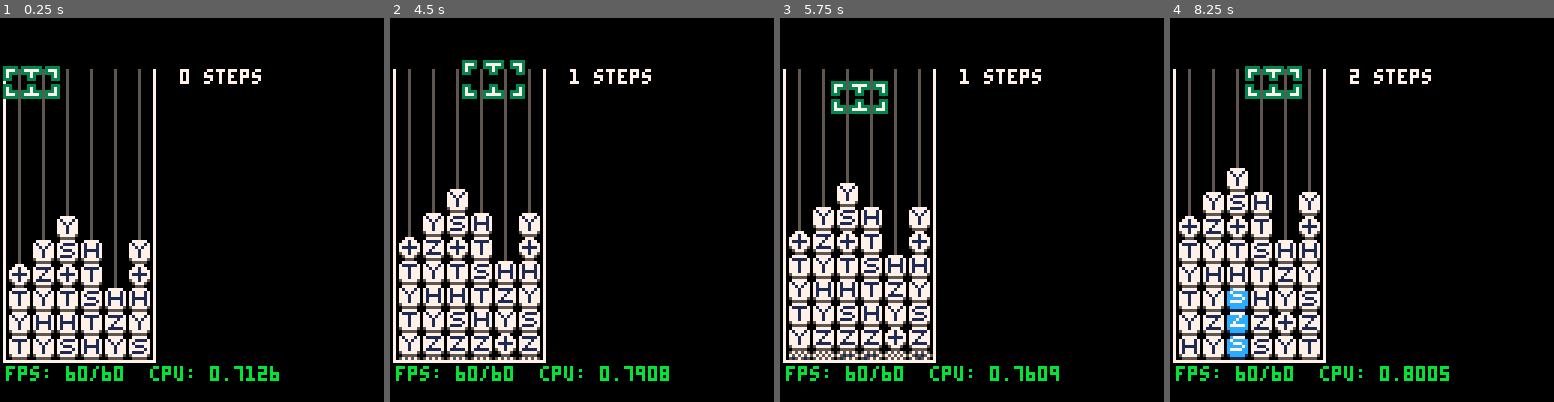
Above: before the commit, frames 1-4 (left to right).
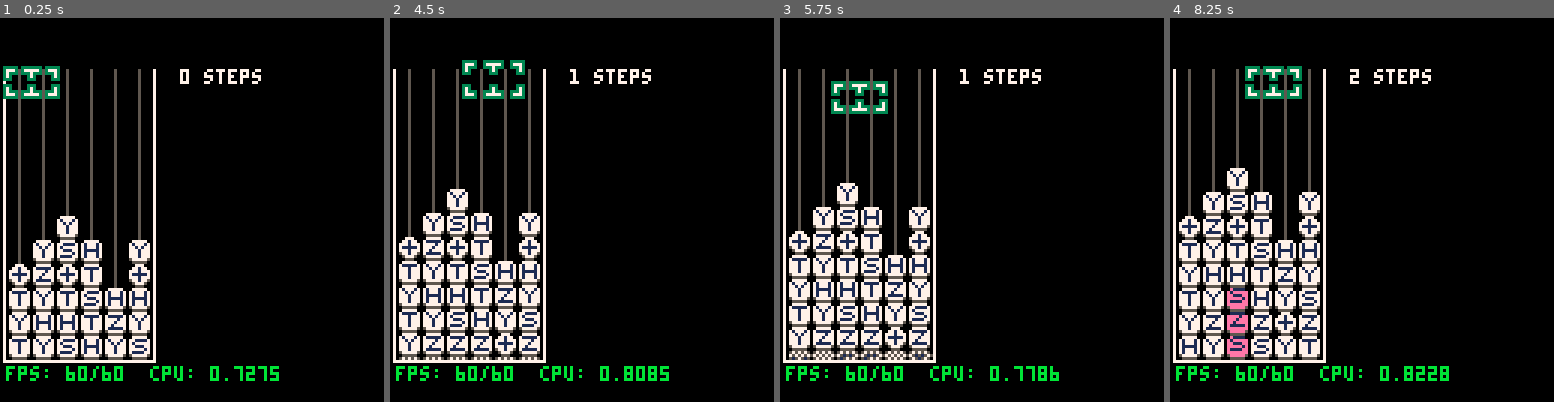
Above: after the commit, the same moments.

Repository: qniapp/quantattack
Game: PICO-8 cartridge qitaev.p8
The game is run twice, just before and just after one commit, with the same random seed, the same clock (stepped at 60 frames per second) and the same inputs.
Inputs:
- Up to frame 1 (0.25 s): no input
- Up to frame 2 (4.5 s): tap X (X key) at 0.33, 1.07, 1.85, 2.97, 4.08 s; tap O (Z key) at 0.7, 1.7, 2.1, 2.5, 2.9, 3.3, 3.7, 4.1 s; hold Right 1.6-2.1 s; hold Up 2.15-2.42 s; hold Right 2.47-3.03 s; hold Left 3.08-3.58 s; hold Down 3.63-3.97 s; hold Right from 4.02 s (still down)
- Up to frame 3 (5.75 s): tap O (Z key) every 0.4 s from 4.5 to 5.7 s; release Right at 4.68 s; hold Up 4.73-5.03 s; hold Left 5.08-5.68 s; tap X (X key) at 5.2 s; hold Down from 5.73 s (still down)
- Up to frame 4 (8.25 s): release Down at 6.03 s; hold Right 6.08-6.58 s; tap O (Z key) every 0.4 s from 6.1 to 8.1 s; tap X (X key) at 6.32, 7.43 s; hold Right 6.63-7.13 s; hold Up 7.18-7.45 s; hold Right 7.5-8.07 s; hold Left from 8.12 s (still down)

The runs differ from the first frame. In frame 1, 0.1% of the frame differs, in the area x 64-73%, y 90-95%; in frame 2, less than 0.1%; in frame 3, 0.1%; in frame 4, 1.0%, in the area x 14-73%, y 70-94%.

Commit message:
全部消えるマッチとそうでないもので色を変える

Diff:
--- a/board.lua
+++ b/board.lua
@@ -31,7 +31,7 @@
                (y < self.rows - 2 and y >= 6 and rnd(1) > (y - 11) * -0.1 and (not self:gate_at(x, y + 1):is_i())) then
               repeat
                 self:put(x, y, self:_random_gate())
-              until (#gate_reduction_rules:reduce(self, x, y, true) == 0)
+              until (#gate_reduction_rules:reduce(self, x, y, true).to == 0)
             else
               self:put(x, y, quantum_gate:i())
             end
@@ -302,12 +302,12 @@
           for y = self.rows - 1, 1, -1 do
             if self:gate_at(x, y):is_reducible() then
               local reduction = gate_reduction_rules:reduce(self, x, y)
-              local delay_disappear = (#reduction - 1) * 20 + 20
-
-              for index, r in pairs(reduction) do
+              local delay_disappear = (#reduction.to - 1) * 20 + 20
+
+              for index, r in pairs(reduction.to) do
                 sfx(4)
                 local delay_puff = (index - 1) * 20
-                self:gate_at(x + r.dx, y + r.dy):replace_with(r.gate, delay_puff, delay_disappear)
+                self:gate_at(x + r.dx, y + r.dy):replace_with(r.gate, reduction.type, delay_puff, delay_disappear)
                 delay_puff += 20
               end
             end
@@ -624,7 +624,7 @@
         for x = 1, self.cols do
           repeat
             self:put(x, self.rows_plus_next_rows, self:_random_gate())
-          until (#gate_reduction_rules:reduce(self, x, self.rows, true) == 0)
+          until (#gate_reduction_rules:reduce(self, x, self.rows, true).to == 0)
         end
 
         -- maybe add cnot
--- a/colors.lua
+++ b/colors.lua
@@ -12,4 +12,5 @@
   ["yellow"] = 10,
   ["green"] = 11,
   ["blue"] = 12,
+  ["pink"] = 14,
 }
--- a/game.lua
+++ b/game.lua
@@ -174,17 +174,22 @@
     foreach(self.board:gates_to_puff(), function(each)
       local x = self.board:screen_x(each.x) + 3
       local y = self.board:screen_y(each.y) + 3
-
-      puff_particle:create(x, y, 3, colors.blue)
-      puff_particle:create(x, y, 3, colors.blue)
-      puff_particle:create(x, y, 2, colors.blue)
-      puff_particle:create(x, y, 2, colors.blue)
-      puff_particle:create(x, y, 2, colors.blue)
-      puff_particle:create(x, y, 2, colors.blue)
-      puff_particle:create(x, y, 2, colors.blue)
+      local puff_color = colors.blue
+
+      if (not each:is_match_type_i()) then
+        puff_color = colors.pink
+      end
+
+      puff_particle:create(x, y, 3, puff_color)
+      puff_particle:create(x, y, 3, puff_color)
+      puff_particle:create(x, y, 2, puff_color)
+      puff_particle:create(x, y, 2, puff_color)
+      puff_particle:create(x, y, 2, puff_color)
+      puff_particle:create(x, y, 2, puff_color)
+      puff_particle:create(x, y, 2, puff_color)
       puff_particle:create(x, y, 2, colors.light_grey)
-      puff_particle:create(x, y, 1, colors.blue)
-      puff_particle:create(x, y, 1, colors.blue)
+      puff_particle:create(x, y, 1, puff_color)
+      puff_particle:create(x, y, 1, puff_color)
       puff_particle:create(x, y, 1, colors.light_grey)
       puff_particle:create(x, y, 1, colors.light_grey)
       puff_particle:create(x, y, 0, colors.dark_purple)
--- a/gate_reduction_rules.lua
+++ b/gate_reduction_rules.lua
@@ -4,41 +4,44 @@
 
     if include_next then
       if y + 1 > board.rows_plus_next_rows then
-        return {}
+        return {["to"] = {}}
       end
     else
       if y + 1 > board.rows then
-        return {}
+        return {["to"] = {}}
       end
     end
 
     local gate = board:reducible_gate_at(x, y)
     local gate_y1 = board:reducible_gate_at(x, y + 1)
-    if (gate_y1:is_i()) return {}
+    if (gate_y1:is_i()) return {["to"] = {}}
 
     if (gate:is_h() and
         gate_y1:is_h()) then
       -- h  -->  i
       -- h       i
       return {
-        { ["dx"] = 0, ["dy"] = 0, ["gate"] = quantum_gate:i() },
-        { ["dx"] = 0, ["dy"] = 1, ["gate"] = quantum_gate:i() },
+        ["type"] = "hh",
+        ["to"] = {{ ["dx"] = 0, ["dy"] = 0, ["gate"] = quantum_gate:i() },
+                  { ["dx"] = 0, ["dy"] = 1, ["gate"] = quantum_gate:i() }},
       }
     elseif gate:is_x() then
       if gate_y1:is_x() then
         -- x  -->  i
         -- x       i
         return {
-          { ["dx"] = 0, ["dy"] = 0, ["gate"] = quantum_gate:i() },
-          { ["dx"] = 0, ["dy"] = 1, ["gate"] = quantum_gate:i() },
+          ["type"] = "xx",
+          ["to"] = {{ ["dx"] = 0, ["dy"] = 0, ["gate"] = quantum_gate:i() },
+                    { ["dx"] = 0, ["dy"] = 1, ["gate"] = quantum_gate:i() }},
         }
       end
       if gate_y1:is_z() then
         -- x  -->
         -- z       y
         return {
-          { ["dx"] = 0, ["dy"] = 0, ["gate"] = quantum_gate:i() },
-          { ["dx"] = 0, ["dy"] = 1, ["gate"] = quantum_gate:y() },
+          ["type"] = "xz",
+          ["to"] = {{ ["dx"] = 0, ["dy"] = 0, ["gate"] = quantum_gate:i() },
+                    { ["dx"] = 0, ["dy"] = 1, ["gate"] = quantum_gate:y() }},
         }
       end
     elseif (gate:is_y() and
@@ -46,23 +49,26 @@
       -- y  -->  i
       -- y       i
       return {
-        { ["dx"] = 0, ["dy"] = 0, ["gate"] = quantum_gate:i() },
-        { ["dx"] = 0, ["dy"] = 1, ["gate"] = quantum_gate:i() },
+        ["type"] = "yy",
+        ["to"] = {{ ["dx"] = 0, ["dy"] = 0, ["gate"] = quantum_gate:i() },
+                  { ["dx"] = 0, ["dy"] = 1, ["gate"] = quantum_gate:i() }},
       }
     elseif gate:is_z() then
       if gate_y1:is_z() then
         -- z  -->  i
         -- z       i
         return {
-          { ["dx"] = 0, ["dy"] = 0, ["gate"] = quantum_gate:i() },
-          { ["dx"] = 0, ["dy"] = 1, ["gate"] = quantum_gate:i() },
+          ["type"] = "zz",
+          ["to"] = {{ ["dx"] = 0, ["dy"] = 0, ["gate"] = quantum_gate:i() },
+                    { ["dx"] = 0, ["dy"] = 1, ["gate"] = quantum_gate:i() }},
         }
       elseif gate_y1:is_x() then
         -- z  -->
         -- x       y
         return {
-          { ["dx"] = 0, ["dy"] = 0, ["gate"] = quantum_gate:i() },
-          { ["dx"] = 0, ["dy"] = 1, ["gate"] = quantum_gate:y() },
+          ["type"] = "zx",
+          ["to"] = {{ ["dx"] = 0, ["dy"] = 0, ["gate"] = quantum_gate:i() },
+                    { ["dx"] = 0, ["dy"] = 1, ["gate"] = quantum_gate:y() }},
         }
       end
     elseif (gate:is_s() and
@@ -70,16 +76,18 @@
       -- s  -->
       -- s       z
       return {
-        { ["dx"] = 0, ["dy"] = 0, ["gate"] = quantum_gate:i() },
-        { ["dx"] = 0, ["dy"] = 1, ["gate"] = quantum_gate:z() },
+        ["type"] = "ss",
+        ["to"] = {{ ["dx"] = 0, ["dy"] = 0, ["gate"] = quantum_gate:i() },
+                  { ["dx"] = 0, ["dy"] = 1, ["gate"] = quantum_gate:z() }},
       }
     elseif (gate:is_t() and
             gate_y1:is_t()) then
       -- t  -->
       -- t       s
       return {
-        { ["dx"] = 0, ["dy"] = 0, ["gate"] = quantum_gate:i() },
-        { ["dx"] = 0, ["dy"] = 1, ["gate"] = quantum_gate:s() },
+        ["type"] = "tt",
+        ["to"] = {{ ["dx"] = 0, ["dy"] = 0, ["gate"] = quantum_gate:i() },
+                  { ["dx"] = 0, ["dy"] = 1, ["gate"] = quantum_gate:s() }},
       }
     elseif (gate:is_swap() and board:reducible_gate_at(gate.other_x, y):is_swap() and
             gate_y1:is_swap() and board:reducible_gate_at(gate.other_x, y + 1):is_swap()) then
@@ -87,31 +95,33 @@
       -- s-s       i i
       local dx = gate.other_x - x
       return {
-        { ["dx"] = 0, ["dy"] = 0, ["gate"] = quantum_gate:i() }, { ["dx"] = dx, ["dy"] = 0, ["gate"] = quantum_gate:i() },
-        { ["dx"] = 0, ["dy"] = 1, ["gate"] = quantum_gate:i() }, { ["dx"] = dx, ["dy"] = 1, ["gate"] = quantum_gate:i() },
+        ["type"] = "swap swap",
+        ["to"] = {{ ["dx"] = 0, ["dy"] = 0, ["gate"] = quantum_gate:i() }, { ["dx"] = dx, ["dy"] = 0, ["gate"] = quantum_gate:i() },
+                  { ["dx"] = 0, ["dy"] = 1, ["gate"] = quantum_gate:i() }, { ["dx"] = dx, ["dy"] = 1, ["gate"] = quantum_gate:i() }},
       }
     end
 
     if include_next then
       if y + 2 > board.rows_plus_next_rows then
-        return {}
+        return {["to"] = {}}
       end
     else
       if y + 2 > board.rows then
-        return {}
+        return {["to"] = {}}
       end
     end
 
     local gate_y2 = board:reducible_gate_at(x, y + 2)
-    if (gate_y2:is_i()) return {}
+    if (gate_y2:is_i()) return {["to"] = {}}
 
     if (gate:is_h() and
         gate_y1:is_x() and
         gate_y2:is_h()) then
       return {
-        { ["dx"] = 0, ["dy"] = 0, ["gate"] = quantum_gate:i() },
-        { ["dx"] = 0, ["dy"] = 1, ["gate"] = quantum_gate:i() },
-        { ["dx"] = 0, ["dy"] = 2, ["gate"] = quantum_gate:z() },
+        ["type"] = "hxh",
+        ["to"] = {{ ["dx"] = 0, ["dy"] = 0, ["gate"] = quantum_gate:i() },
+                  { ["dx"] = 0, ["dy"] = 1, ["gate"] = quantum_gate:i() },
+                  { ["dx"] = 0, ["dy"] = 2, ["gate"] = quantum_gate:z() }},
       }
     end
 
@@ -119,9 +129,10 @@
         gate_y1:is_z() and
         gate_y2:is_h()) then
       return {
-        { ["dx"] = 0, ["dy"] = 0, ["gate"] = quantum_gate:i() },
-        { ["dx"] = 0, ["dy"] = 1, ["gate"] = quantum_gate:i() },
-        { ["dx"] = 0, ["dy"] = 2, ["gate"] = quantum_gate:x() },
+        ["type"] = "hzh",
+        ["to"] = {{ ["dx"] = 0, ["dy"] = 0, ["gate"] = quantum_gate:i() },
+                  { ["dx"] = 0, ["dy"] = 1, ["gate"] = quantum_gate:i() },
+                  { ["dx"] = 0, ["dy"] = 2, ["gate"] = quantum_gate:x() }},
       }
     end
 
@@ -129,9 +140,10 @@
         gate_y1:is_z() and
         gate_y2:is_s()) then
       return {
-        { ["dx"] = 0, ["dy"] = 0, ["gate"] = quantum_gate:i() },
-        { ["dx"] = 0, ["dy"] = 1, ["gate"] = quantum_gate:i() },
-        { ["dx"] = 0, ["dy"] = 2, ["gate"] = quantum_gate:z() },
+        ["type"] = "szs",
+        ["to"] = {{ ["dx"] = 0, ["dy"] = 0, ["gate"] = quantum_gate:i() },
+                  { ["dx"] = 0, ["dy"] = 1, ["gate"] = quantum_gate:i() },
+                  { ["dx"] = 0, ["dy"] = 2, ["gate"] = quantum_gate:z() }},
       }
     end
 
@@ -143,9 +155,10 @@
         gate_y2:is_control() and board:reducible_gate_at(gate.cnot_x_x, y + 2):is_cnot_x()) then
       local dx = gate.cnot_x_x - x
       return {
-        { ["dx"] = 0, ["dy"] = 0, ["gate"] = quantum_gate:i() }, { ["dx"] = dx, ["dy"] = 0, ["gate"] = quantum_gate:i() },
-        { ["dx"] = 0, ["dy"] = 1, ["gate"] = quantum_gate:i() }, { ["dx"] = dx, ["dy"] = 1, ["gate"] = quantum_gate:i() },
-        { ["dx"] = 0, ["dy"] = 2, ["gate"] = quantum_gate:swap(x + dx) }, { ["dx"] = dx, ["dy"] = 2, ["gate"] = quantum_gate:swap(x) },
+        ["type"] = "cnot x3",
+        ["to"] = {{ ["dx"] = 0, ["dy"] = 0, ["gate"] = quantum_gate:i() }, { ["dx"] = dx, ["dy"] = 0, ["gate"] = quantum_gate:i() },
+                  { ["dx"] = 0, ["dy"] = 1, ["gate"] = quantum_gate:i() }, { ["dx"] = dx, ["dy"] = 1, ["gate"] = quantum_gate:i() },
+                  { ["dx"] = 0, ["dy"] = 2, ["gate"] = quantum_gate:swap(x + dx) }, { ["dx"] = dx, ["dy"] = 2, ["gate"] = quantum_gate:swap(x) }},
       }
     end
 
@@ -157,12 +170,13 @@
         gate_y2:is_h() and board:reducible_gate_at(gate_y1.cnot_x_x, y + 2):is_h()) then
       local dx = gate_y1.cnot_x_x - x
       return {
-        { ["dx"] = 0, ["dy"] = 0, ["gate"] = quantum_gate:i() }, { ["dx"] = dx, ["dy"] = 0, ["gate"] = quantum_gate:i() },
-        { ["dx"] = 0, ["dy"] = 1, ["gate"] = quantum_gate:i() }, { ["dx"] = dx, ["dy"] = 1, ["gate"] = quantum_gate:i() },
-        { ["dx"] = 0, ["dy"] = 2, ["gate"] = quantum_gate:x(x + dx) }, { ["dx"] = dx, ["dy"] = 2, ["gate"] = quantum_gate:control(x) },
+        ["type"] = "",
+        ["to"] = {{ ["dx"] = 0, ["dy"] = 0, ["gate"] = quantum_gate:i() }, { ["dx"] = dx, ["dy"] = 0, ["gate"] = quantum_gate:i() },
+                  { ["dx"] = 0, ["dy"] = 1, ["gate"] = quantum_gate:i() }, { ["dx"] = dx, ["dy"] = 1, ["gate"] = quantum_gate:i() },
+                  { ["dx"] = 0, ["dy"] = 2, ["gate"] = quantum_gate:x(x + dx) }, { ["dx"] = dx, ["dy"] = 2, ["gate"] = quantum_gate:control(x) }},
       }
     end
 
-    return {}
+    return {["to"] = {}}
   end,
 }
--- a/quantum_gate.lua
+++ b/quantum_gate.lua
@@ -143,15 +143,36 @@
           pal(colors.light_grey, colors.brown)
         end
 
+        if self:is_match() and (not self:is_match_type_i()) then
+          pal(colors.blue, colors.pink)
+        end
+
+        if self:is_disappearing() then
+          if self:is_match_type_i() then
+            pal(colors.white, colors.light_grey)
+          else
+            pal(colors.white, colors.pink)
+          end
+        end
+
         spr(self:_sprite(), x, y)
+
+        if self:is_disappearing() then
+          pal(colors.white, colors.white)
+        end
+
+        if self:is_match() and (not self:is_match_type_i()) then
+          pal(colors.blue, colors.blue)
+        end
 
         pal(colors.white, colors.white)
         pal(colors.light_grey, colors.light_grey)
       end,
 
-      replace_with = function(self, other, delay_puff, delay_disappear)
+      replace_with = function(self, other, match_type, delay_puff, delay_disappear)
         assert(self:is_reducible())
         assert(other._type)
+        assert(match_type)
         assert(delay_puff)
         assert(delay_disappear)
 
@@ -159,7 +180,7 @@
         if other:is_swap() then
           self.other_x = other.other_x -- swap
         end
-
+        self.match_type = match_type
         self.delay_puff = delay_puff
         self.delay_disappear = delay_disappear
 
@@ -332,6 +353,10 @@
         return self._type == "i"
       end,
 
+      is_match_type_i = function(self)
+        return self.match_type == "hh" or self.match_type == "xx" or self.match_type == "yy" or self.match_type == "zz" or self.match_type == "swap swap"
+      end,
+
       -- private
 
       _change_state = function(self, new_state)
--- a/test_board.lua
+++ b/test_board.lua
@@ -45,6 +45,7 @@
   end)
 
   desc('reduce', function ()
+    --
     --  h  reduce
     --  h  ----->  i
     --
Not shown, changed: 21 lines of the sprite sheet (__gfx__) section of qitaev.p8
